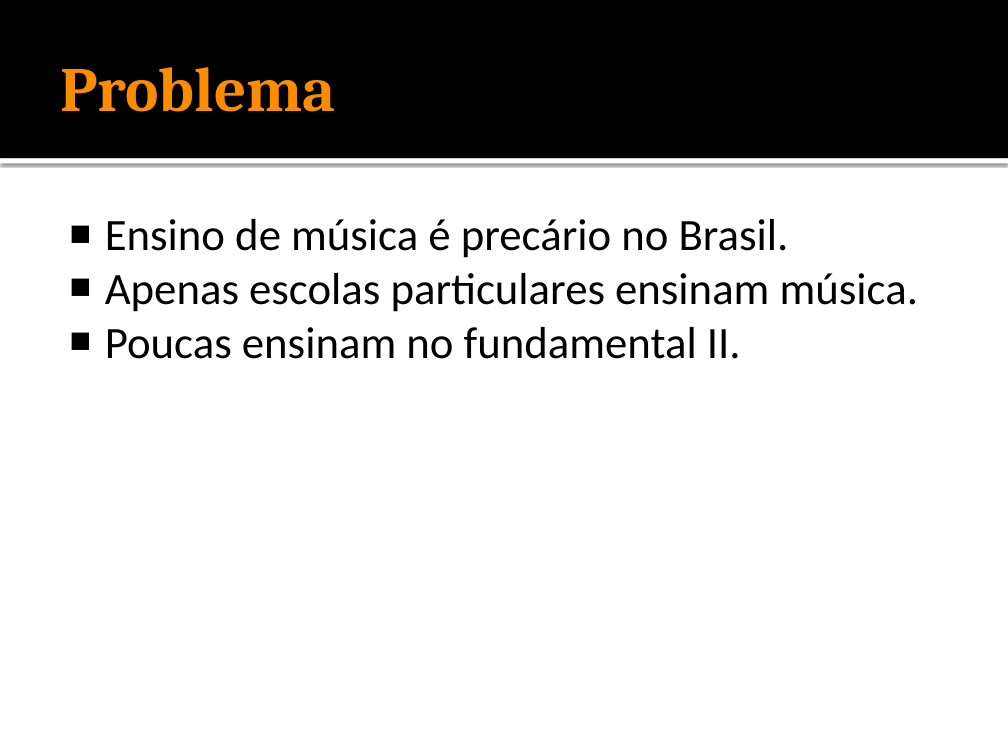
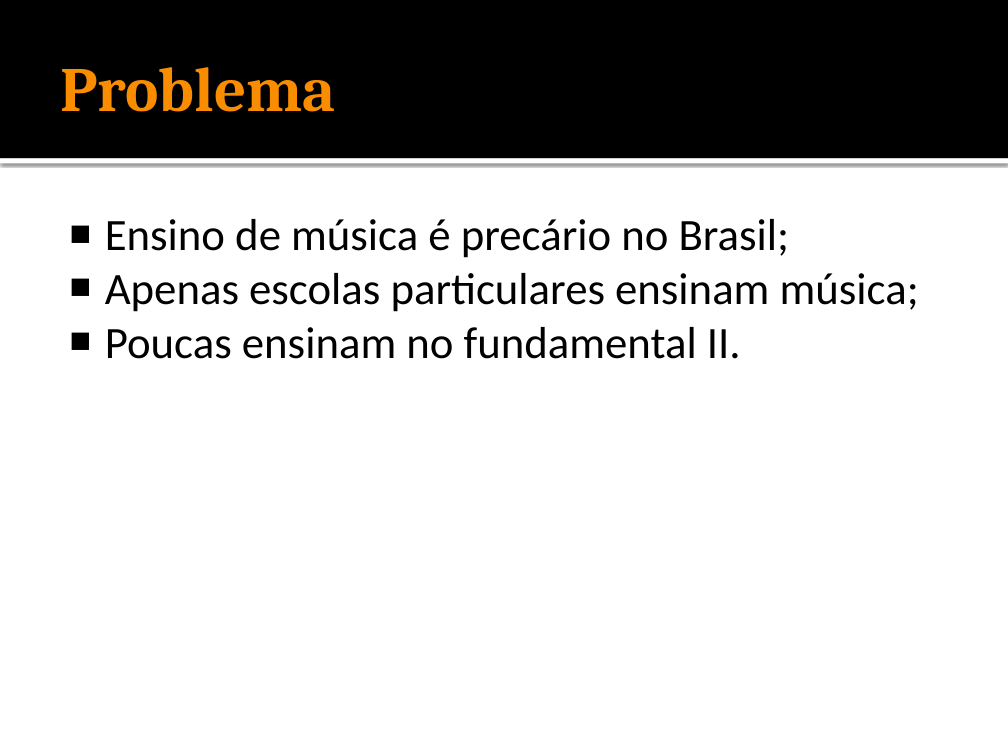
Before and after one commit to caiopetruccirosa/Musicologia, a slide deck: slide 2 of Pesquisa/Apresentação.pptx. Drawn at 1008x756 pixels with LibreOffice and Linux fonts; fonts in the diff are those of the drawing. Boxes give left, top, right and bottom in pixels: in the first picture for what was removed or moved away, otherwise in the second. Text is boxed around its words. In the diff, an @@ line names an element or a change of style, - is before the commit and + after.

```diff
--- a/Pesquisa/Apresentação.pptx
+++ b/Pesquisa/Apresentação.pptx
@@ text at box(105, 219, 919, 312): text changed @@
-■ Ensino de música é precário no Brasil.
-■ Apenas escolas particulares ensinam música.
+■ Ensino de música é precário no Brasil;
+■ Apenas escolas particulares ensinam música;
```
Also in this commit, not shown: 2 other slides changed, 32 other files.
